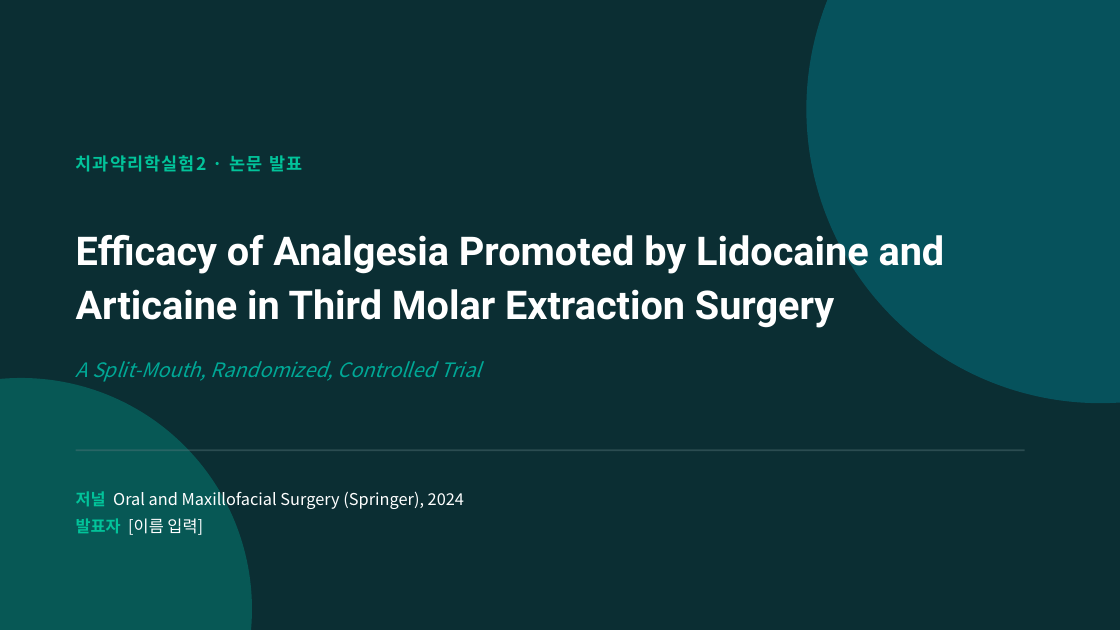
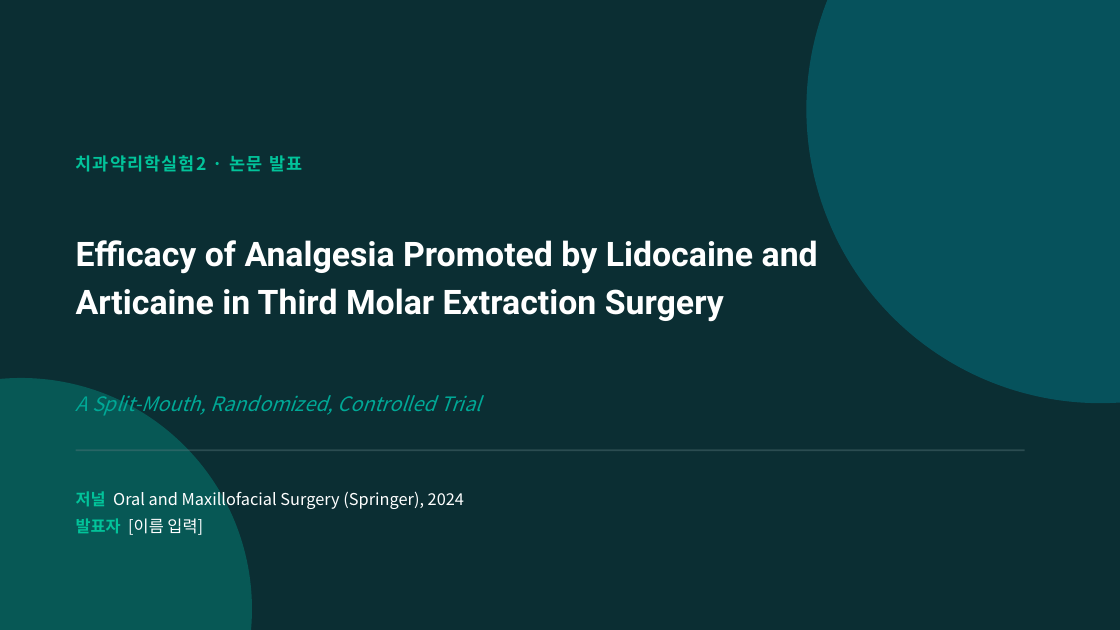
Before and after one commit to yojokem/-, a slide deck: slide 1 of 치과약리학실험2-논문발표/치과약리학실험2_논문발표.pptx. Drawn at 1120x630 pixels with LibreOffice and Linux fonts; fonts in the diff are those of the drawing. Boxes give left, top, right and bottom in pixels: in the first picture for what was removed or moved away, otherwise in the second. Text is boxed around its words. In the diff, an @@ line names an element or a change of style, - is before the commit and + after.

```diff
--- a/치과약리학실험2-논문발표/치과약리학실험2_논문발표.pptx
+++ b/치과약리학실험2-논문발표/치과약리학실험2_논문발표.pptx
@@ text "Efficacy of Analgesia Promoted by ...": place and size @@
-text "Efficacy of Analgesia Promoted by ..." at (76,229,945,328)
+text "Efficacy of Analgesia Promoted by ..." at (76,240,818,322)
@@ text "Efficacy of Analgesia Promoted by ..." at (76,240,818,322): size 34 to 29 pt; line spacing 1.15 to 1.2 @@
@@ text "A Split-Mouth, Randomized, Controlled Trial" rewrapped from (76,361,481,382) to (76,390,481,416) @@
```
Also in this commit, not shown: 3 other slides changed, 5 other files.
